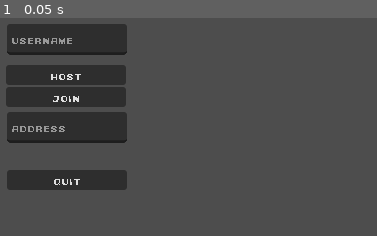
Above: before the commit, frame 1.
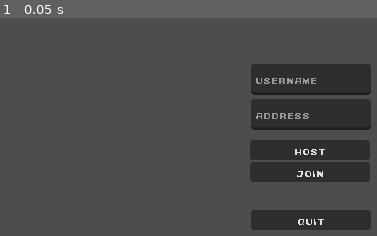
Above: after the commit, the same moment.

Repository: detectivedirk/afk-the-game
Game: Godot game, scene res://scenes/menu.tscn
Two runs of this game, one before a commit and one after it. Both use one fixed random seed, a clock stepped at 60 frames per second and the inputs below. Sound files missing from this copy of the repository are replaced by a short silence.
Inputs:
- Up to frame 1 (0.05 s): no input

The runs differ from the first frame. In frame 1, 35% of the frame differs, in the area x 1-99%, y 2-98%.

Commit message:
new year update

Diff:
--- a/project.godot
+++ b/project.godot
@@ -12,7 +12,7 @@
 
 config/name="AFK The Game"
 run/main_scene="uid://405kff0j7lgl"
-config/features=PackedStringArray("4.4", "Forward Plus")
+config/features=PackedStringArray("4.5", "Forward Plus")
 config/icon="res://sprites/icon.svg"
 
 [autoload]
--- a/scenes/main.tscn
+++ b/scenes/main.tscn
@@ -38,6 +38,18 @@
 background_color = Color(4.81307e-07, 0.444029, 0.685621, 1)
 volumetric_fog_density = 0.1
 volumetric_fog_sky_affect = 0.5
+
+[sub_resource type="ParticleProcessMaterial" id="ParticleProcessMaterial_choun"]
+emission_shape = 3
+emission_box_extents = Vector3(100, 1, 100)
+gravity = Vector3(0, -1, 0)
+
+[sub_resource type="StandardMaterial3D" id="StandardMaterial3D_ya4ey"]
+billboard_mode = 1
+
+[sub_resource type="QuadMesh" id="QuadMesh_eb6dy"]
+material = SubResource("StandardMaterial3D_ya4ey")
+size = Vector2(0.1, 0.1)
 
 [node name="main" type="Node3D"]
 script = ExtResource("1_sugp2")
@@ -104,4 +116,11 @@
 
 [node name="particles" parent="." instance=ExtResource("10_choun")]
 
+[node name="snow" type="GPUParticles3D" parent="."]
+transform = Transform3D(1, 0, 0, 0, 1, 0, 0, 0, 1, 0, 8.24359, 0)
+amount = 10000
+lifetime = 5.0
+process_material = SubResource("ParticleProcessMaterial_choun")
+draw_pass_1 = SubResource("QuadMesh_eb6dy")
+
 [connection signal="finished" from="music_player" to="music_player" method="_on_finished"]
--- a/scenes/menu.tscn
+++ b/scenes/menu.tscn
@@ -16,9 +16,18 @@
 
 [node name="buttons" type="Control" parent="canvas"]
 layout_mode = 3
-anchors_preset = 0
-offset_right = 40.0
-offset_bottom = 40.0
+anchors_preset = 8
+anchor_left = 0.5
+anchor_top = 0.5
+anchor_right = 0.5
+anchor_bottom = 0.5
+offset_left = -76.0
+offset_top = -140.5
+offset_right = 76.0
+offset_bottom = 140.5
+grow_horizontal = 2
+grow_vertical = 2
+size_flags_horizontal = 4
 
 [node name="username" type="LineEdit" parent="canvas/buttons"]
 layout_mode = 0
@@ -29,12 +38,21 @@
 theme_override_fonts/font = ExtResource("2_vjb58")
 placeholder_text = "USERNAME"
 
+[node name="address" type="LineEdit" parent="canvas/buttons"]
+layout_mode = 0
+offset_left = 16.0
+offset_top = 110.5
+offset_right = 136.0
+offset_bottom = 141.5
+theme_override_fonts/font = ExtResource("2_vjb58")
+placeholder_text = "ADDRESS"
+
 [node name="host" type="Button" parent="canvas/buttons"]
 layout_mode = 0
 offset_left = 15.0
-offset_top = 117.0
+offset_top = 151.5
 offset_right = 135.0
-offset_bottom = 137.0
+offset_bottom = 171.5
 focus_mode = 0
 theme_override_fonts/font = ExtResource("2_vjb58")
 text = "HOST
@@ -43,22 +61,13 @@
 [node name="join" type="Button" parent="canvas/buttons"]
 layout_mode = 0
 offset_left = 15.0
-offset_top = 139.0
+offset_top = 173.5
 offset_right = 135.0
-offset_bottom = 159.0
+offset_bottom = 193.5
 focus_mode = 0
 theme_override_fonts/font = ExtResource("2_vjb58")
 text = "JOIN
 "
-
-[node name="address" type="LineEdit" parent="canvas/buttons"]
-layout_mode = 0
-offset_left = 16.0
-offset_top = 164.0
-offset_right = 136.0
-offset_bottom = 195.0
-theme_override_fonts/font = ExtResource("2_vjb58")
-placeholder_text = "ADDRESS"
 
 [node name="quit" type="Button" parent="canvas/buttons"]
 layout_mode = 0
--- a/scenes/player.tscn
+++ b/scenes/player.tscn
@@ -11,6 +11,24 @@
 [sub_resource type="SphereMesh" id="SphereMesh_g2els"]
 radius = 0.3
 height = 0.6
+
+[sub_resource type="StandardMaterial3D" id="StandardMaterial3D_dqkch"]
+albedo_color = Color(1, 0.21, 0.21, 1)
+
+[sub_resource type="CylinderMesh" id="CylinderMesh_qlg0r"]
+material = SubResource("StandardMaterial3D_dqkch")
+top_radius = 0.1
+bottom_radius = 0.3
+height = 0.3
+
+[sub_resource type="CylinderMesh" id="CylinderMesh_tuyoq"]
+top_radius = 0.35
+bottom_radius = 0.35
+height = 0.1
+
+[sub_resource type="SphereMesh" id="SphereMesh_fjrip"]
+radius = 0.1
+height = 0.2
 
 [sub_resource type="CylinderShape3D" id="CylinderShape3D_dqkch"]
 height = 1.0
@@ -61,6 +79,29 @@
 mesh = SubResource("SphereMesh_g2els")
 skeleton = NodePath("../..")
 
+[node name="hat" type="RigidBody3D" parent="model/head" groups=["player"]]
+transform = Transform3D(1, 0, 0, 0, 1, 0, 0, 0, 1, 0, 1.35, 0)
+freeze = true
+
+[node name="shape" type="CollisionShape3D" parent="model/head/hat"]
+shape = SubResource("SphereShape3D_qhqgy")
+disabled = true
+
+[node name="hat" type="MeshInstance3D" parent="model/head/hat"]
+transform = Transform3D(1, 0, 0, 0, 1, 0, 0, 0, 1, 0, -1.02636, 0)
+mesh = SubResource("CylinderMesh_qlg0r")
+skeleton = NodePath("../..")
+
+[node name="hat2" type="MeshInstance3D" parent="model/head/hat"]
+transform = Transform3D(1, 0, 0, 0, 1, 0, 0, 0, 1, 0, -1.19718, 0)
+mesh = SubResource("CylinderMesh_tuyoq")
+skeleton = NodePath("../..")
+
+[node name="hat3" type="MeshInstance3D" parent="model/head/hat"]
+transform = Transform3D(1, 0, 0, 0, 1, 0, 0, 0, 1, 0, -0.791104, 0)
+mesh = SubResource("SphereMesh_fjrip")
+skeleton = NodePath("../..")
+
 [node name="torso" type="RigidBody3D" parent="model" groups=["player"]]
 transform = Transform3D(1, 0, 0, 0, 1, 0, 0, 0, 1, 0, 0.5, 0)
 freeze = true
Not shown, changed: export_presets.cfg
Not shown: 1 places in scenes/main.tscn that only renumber resources
Not shown: 1 places in scenes/player.tscn that only renumber resources
